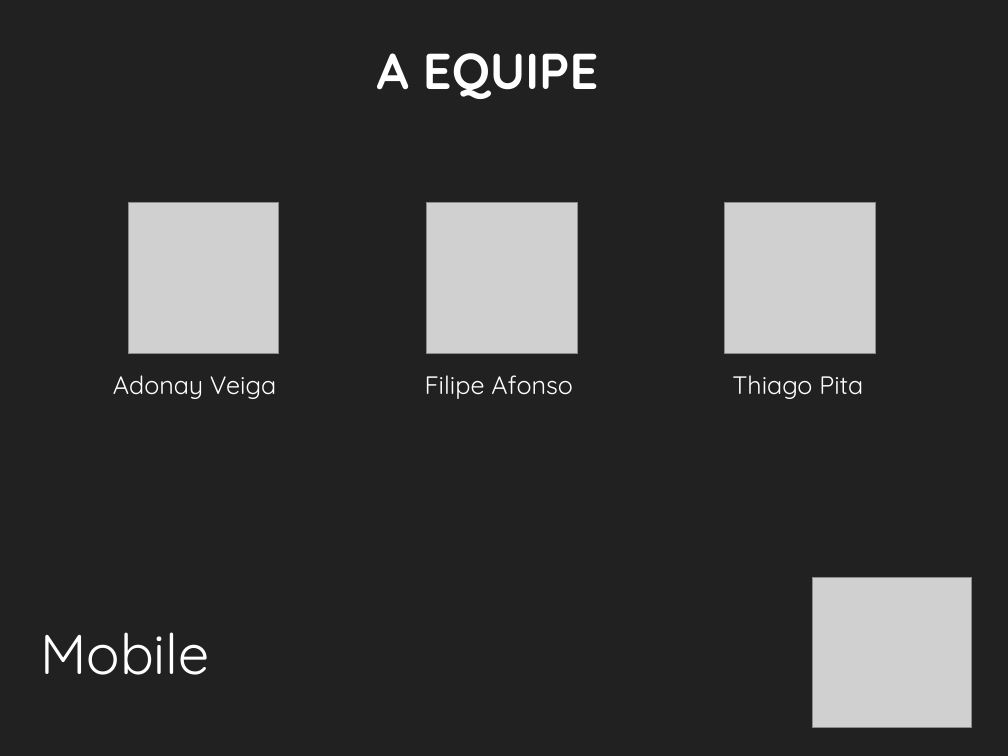
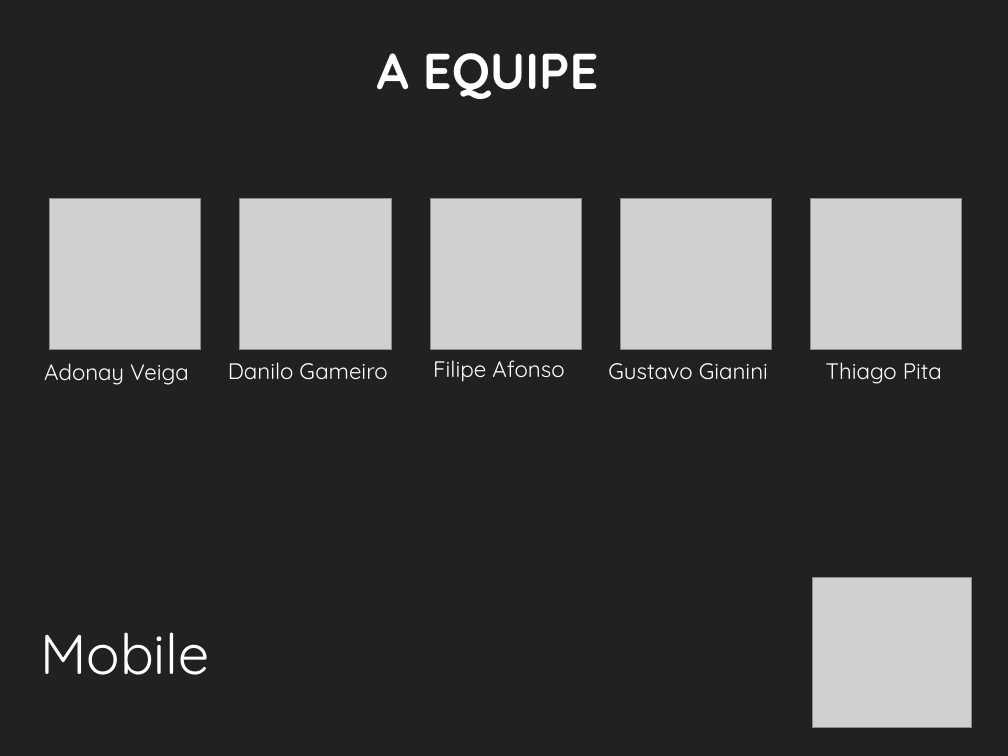
Before and after one commit to ovflowd/matriculeMe, a slide deck: slide 32 of Artefatos/ApresentaçãoFinal.pptx. Drawn at 1008x756 pixels with LibreOffice and Linux fonts; fonts in the diff are those of the drawing; grey boxes stand for pictures; background and template pictures are left out. Boxes give left, top, right and bottom in pixels: in the first picture for what was removed or moved away, otherwise in the second. Text is boxed around its words. In the diff, an @@ line names an element or a change of style, - is before the commit and + after.

```diff
--- a/Artefatos/ApresentaçãoFinal.pptx
+++ b/Artefatos/ApresentaçãoFinal.pptx
@@ picture moved from (x1=128, y1=203, x2=279, y2=354) to (x1=49, y1=199, x2=201, y2=350) @@
@@ picture added at (x1=239, y1=199, x2=391, y2=350) @@
@@ picture moved from (x1=426, y1=203, x2=578, y2=354) to (x1=430, y1=199, x2=582, y2=350) @@
@@ picture added at (x1=621, y1=199, x2=772, y2=350) @@
@@ picture moved from (x1=725, y1=203, x2=876, y2=354) to (x1=810, y1=199, x2=962, y2=350) @@
@@ text "Adonay Veiga" moved from (x1=113, y1=375, x2=276, y2=399) to (x1=44, y1=363, x2=189, y2=385) @@
@@ text "Filipe Afonso" moved from (x1=425, y1=375, x2=573, y2=399) to (x1=433, y1=360, x2=564, y2=382) @@
@@ size 18 to 16 pt in 3 elements at (x1=433, y1=360, x2=564, y2=382), (x1=44, y1=363, x2=189, y2=385), (x1=826, y1=362, x2=942, y2=384) @@
@@ text "Thiago Pita" moved from (x1=732, y1=375, x2=863, y2=399) to (x1=826, y1=362, x2=942, y2=384) @@
@@ text added at (x1=228, y1=362, x2=387, y2=380), 16 pt, text #FFFFFF @@
+Danilo Gameiro
@@ text added at (x1=608, y1=363, x2=768, y2=380), 16 pt, text #FFFFFF @@
+Gustavo Gianini
```
Also in this commit, not shown: 1 other slide changed.
